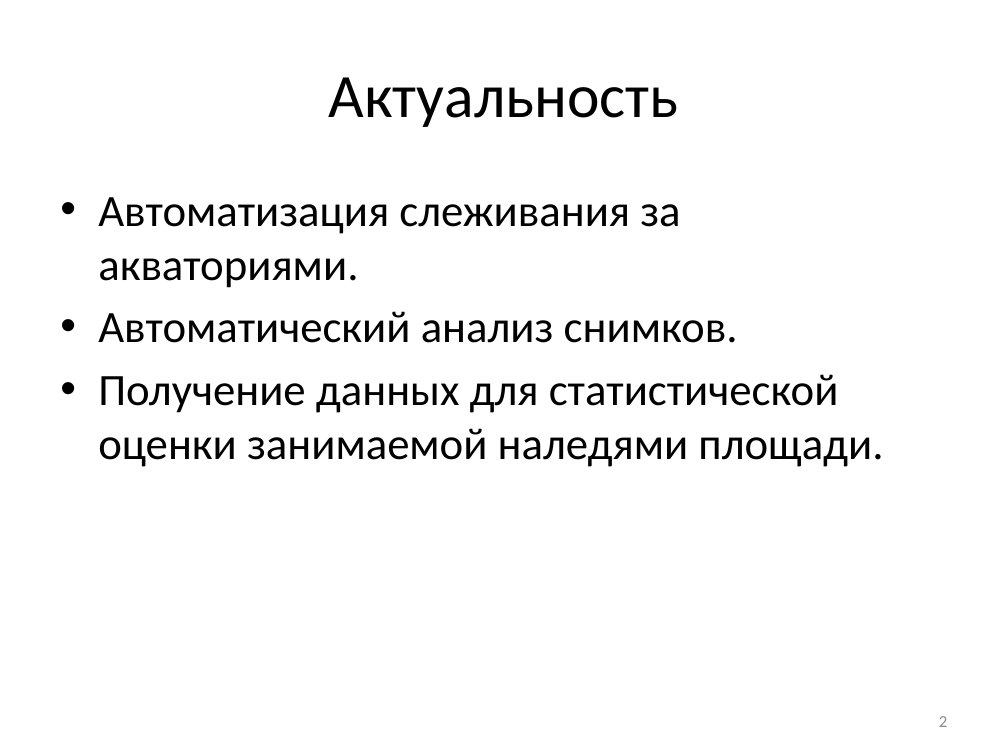
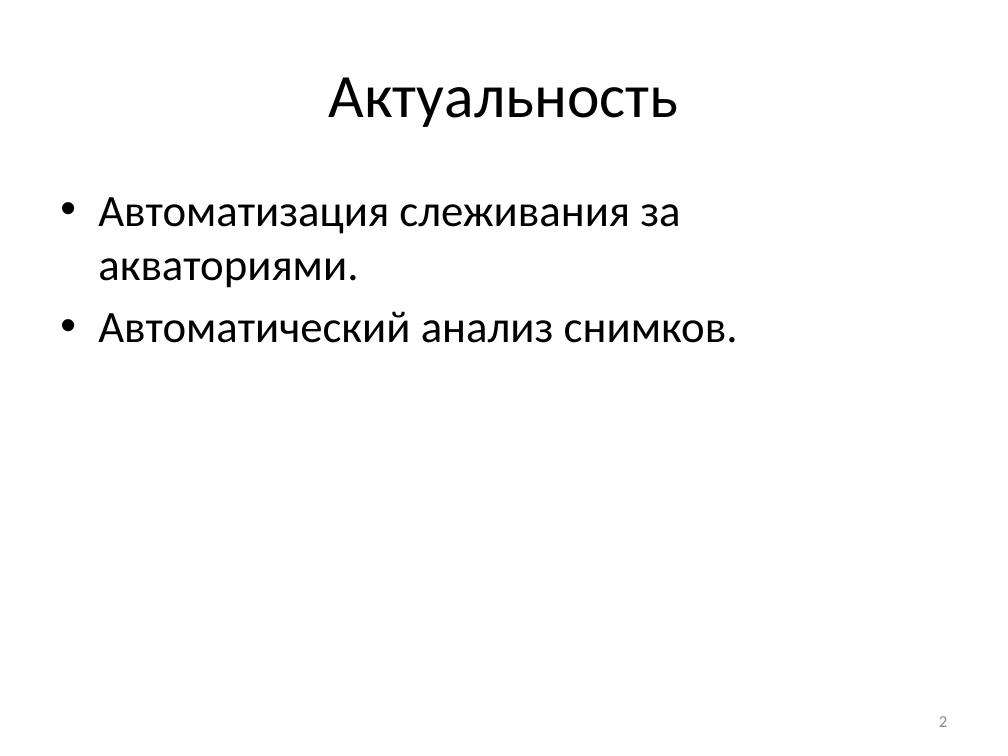
Before and after one commit to NecroArt/Diploma, a slide deck: slide 2 of docs/parts/conference.pptx. Drawn at 1008x756 pixels with LibreOffice and Linux fonts; fonts in the diff are those of the drawing. Boxes give left, top, right and bottom in pixels: in the first picture for what was removed or moved away, otherwise in the second. Text is boxed around its words. In the diff, an @@ line names an element or a change of style, - is before the commit and + after.

```diff
--- a/docs/parts/conference.pptx
+++ b/docs/parts/conference.pptx
@@ text at (x1=98, y1=374, x2=883, y2=467): paragraph removed @@
-• Получение данных для статистической оценки занимаемой наледями площади.
```
Also in this commit, not shown: 3 other slides changed, 1 slide removed, 10 other files.
